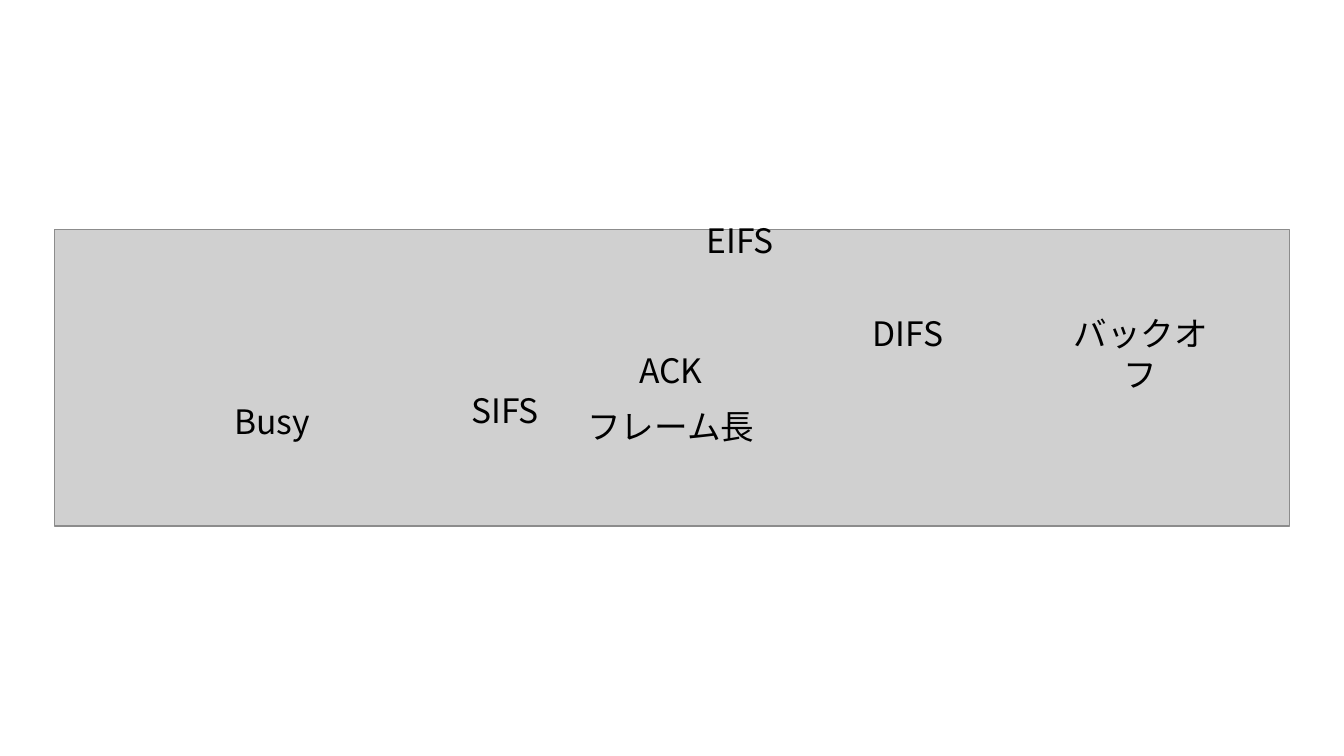
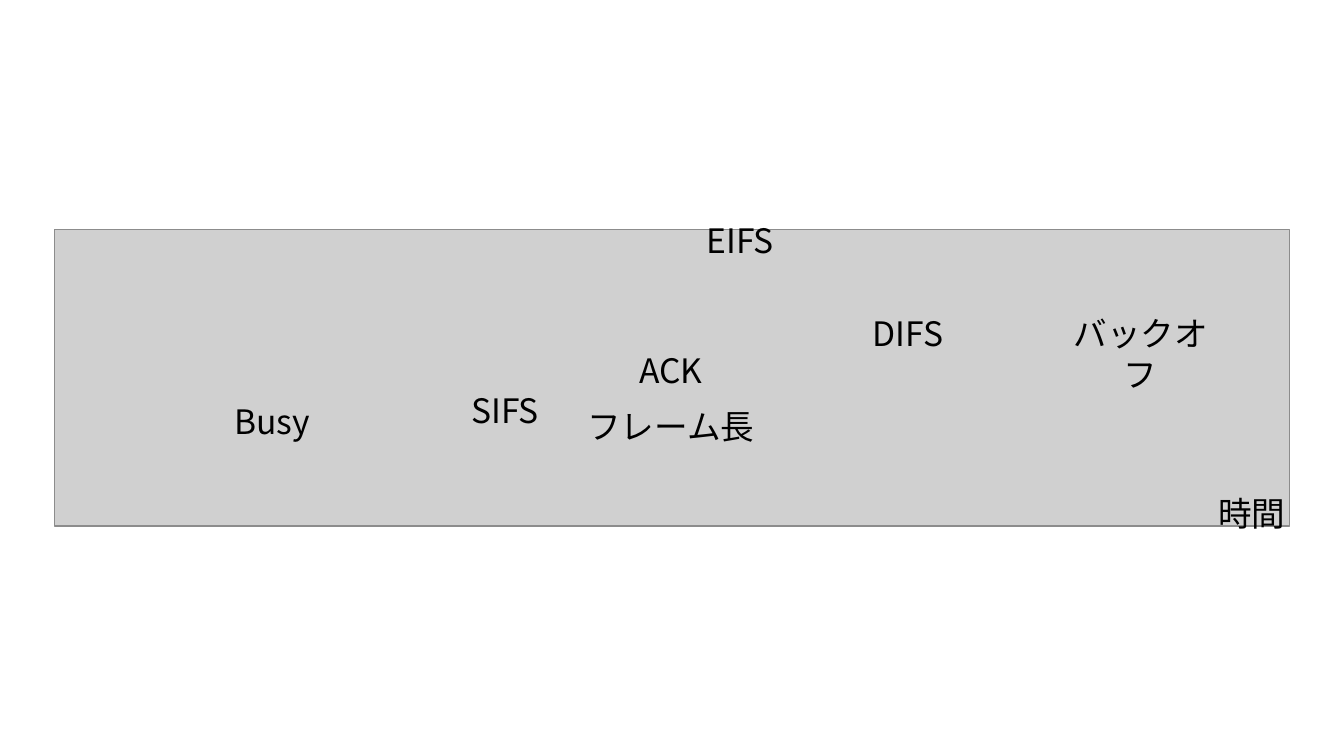
Before and after one commit to ShitaLab-TMCIT/IEEE802.11simulator, a slide deck: slide 8 of paper/assets/asesets.pptx. Drawn at 1344x756 pixels with LibreOffice and Linux fonts; fonts in the diff are those of the drawing; grey boxes stand for pictures. Boxes give left, top, right and bottom in pixels: in the first picture for what was removed or moved away, otherwise in the second. Text is boxed around its words. In the diff, an @@ line names an element or a change of style, - is before the commit and + after.

```diff
--- a/paper/assets/asesets.pptx
+++ b/paper/assets/asesets.pptx
@@ text added at box(1218, 497, 1285, 535), 24 pt, text #000000 @@
+時間
```
Also in this commit, not shown: 9 other files.
